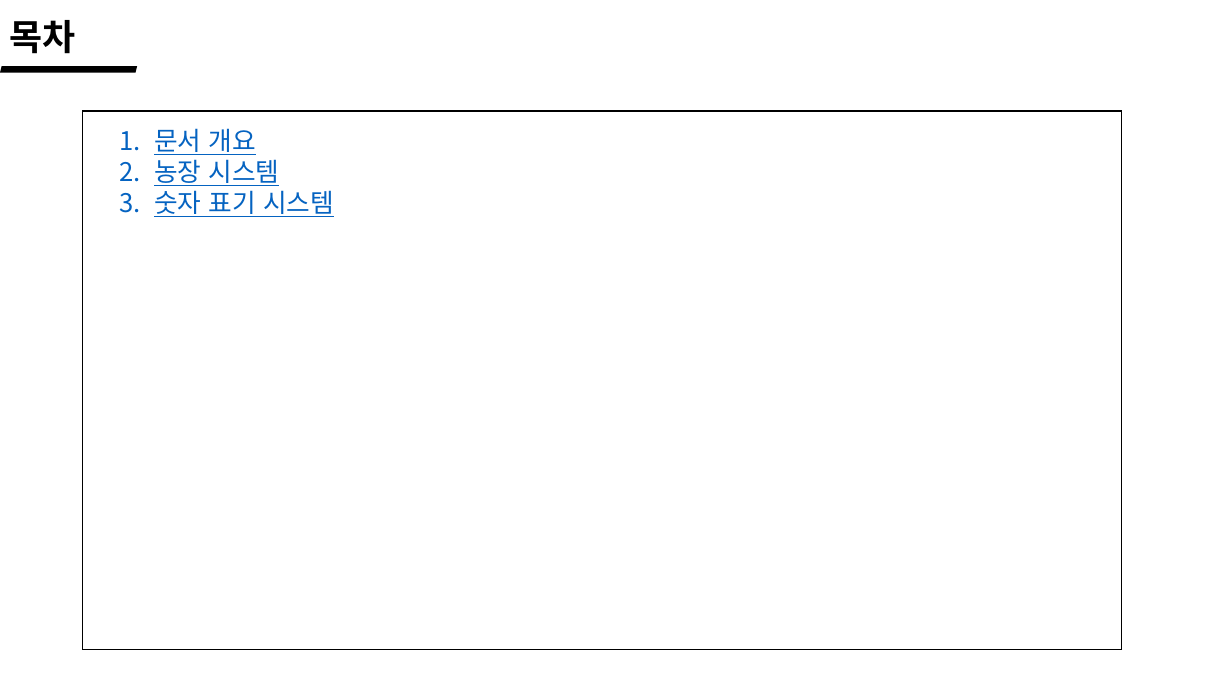
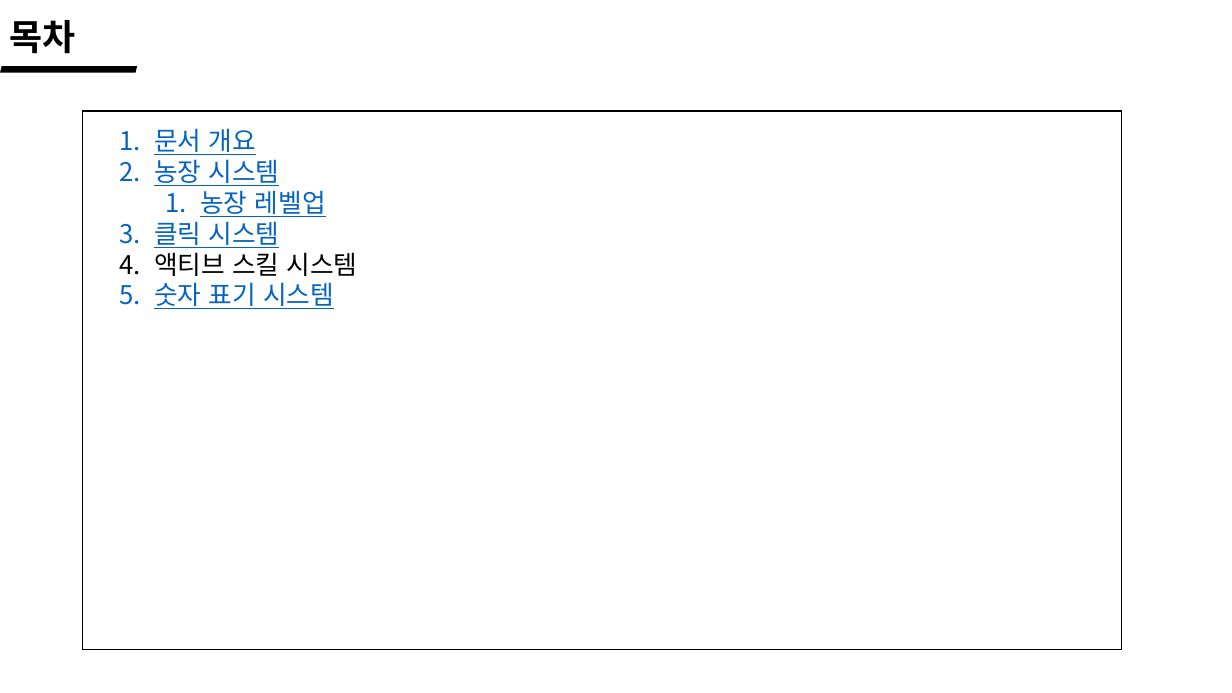
Before and after one commit to wlrud753/CarryCarrot, a slide deck: slide 4 of 기획서/당근키우기 시스템.pptx. Drawn at 1232x693 pixels with LibreOffice and Linux fonts; fonts in the diff are those of the drawing. Boxes give left, top, right and bottom in pixels: in the first picture for what was removed or moved away, otherwise in the second. Text is boxed around its words. In the diff, an @@ line names an element or a change of style, - is before the commit and + after.

```diff
--- a/기획서/당근키우기 시스템.pptx
+++ b/기획서/당근키우기 시스템.pptx
@@ text at (154,190,358,276): paragraphs added @@
+  1. 농장 레벨업
+3. 클릭 시스템
+4. 액티브 스킬 시스템
```
Also in this commit, not shown: 5 other slides changed, 6 slides added, 1 other file.
